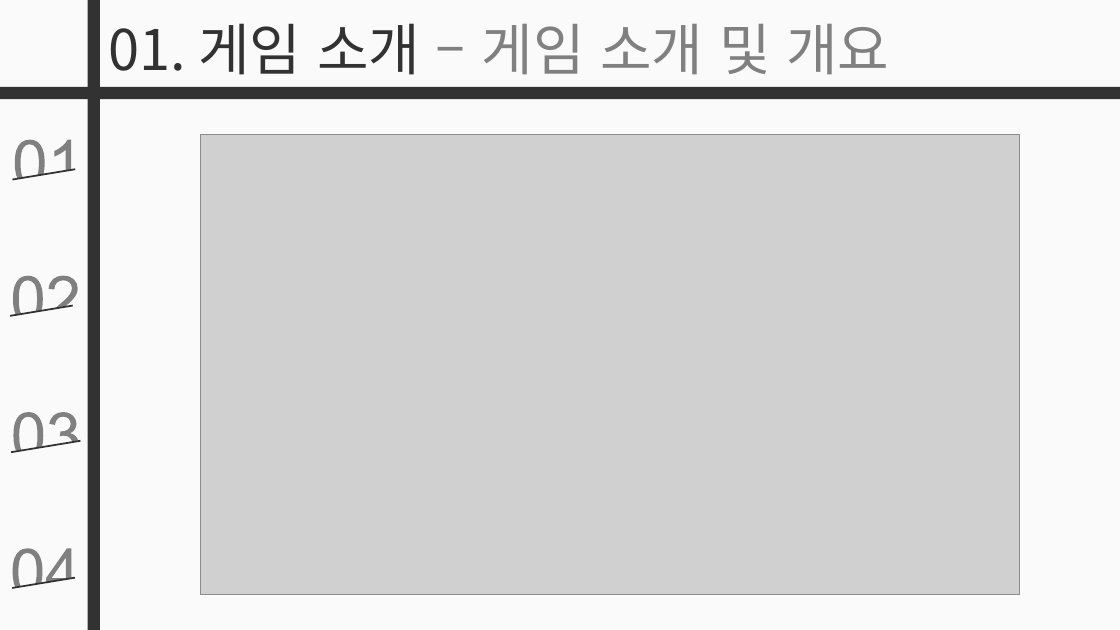
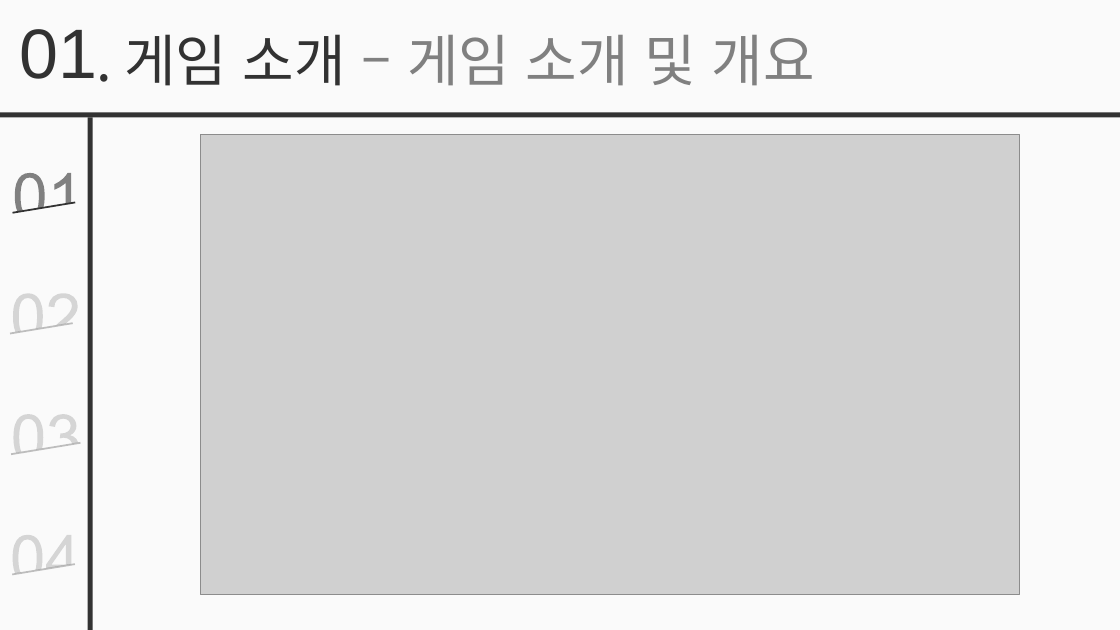
Before and after one commit to simplex3510/GeoStrike, a slide deck: slide 3 of 포트폴리오.pptx. Drawn at 1120x630 pixels with LibreOffice and Linux fonts; fonts in the diff are those of the drawing; grey boxes stand for pictures. Boxes give left, top, right and bottom in pixels: in the first picture for what was removed or moved away, otherwise in the second. Text is boxed around its words. In the diff, an @@ line names an element or a change of style, - is before the commit and + after.

```diff
--- a/포트폴리오.pptx
+++ b/포트폴리오.pptx
@@ text added at (19,29,97,79), 60 pt, text #323232 @@
+01
@@ text at (124,34,815,86): text changed @@
-01. 게임 소개 – 게임 소개 및 개요
+. 게임 소개 – 게임 소개 및 개요
@@ rectangle: place and size @@
-rectangle at (0,87,1120,99)
+rectangle at (0,112,1120,117)
@@ rectangle: place and size @@
-rectangle at (87,0,100,630)
+rectangle at (87,118,92,630)
@@ freeform shape: place and size @@
-freeform shape at (15,139,71,178)
+freeform shape at (15,173,71,212)
@@ line moved from (13, 180) - (76, 169) to (13, 213) - (76, 202) @@
@@ freeform shape at (13,293,77,332): fill #808080 to #808080 at 30% opacity @@
@@ freeform shape: place and size @@
-freeform shape at (13,276,77,314)
+freeform shape at (13,293,77,332)
@@ line moved from (10, 316) - (73, 306) to (10, 334) - (73, 323) @@
@@ freeform shape at (13,414,78,453): fill #808080 to #808080 at 30% opacity; outline redrawn @@
@@ freeform shape: place and size @@
-freeform shape at (13,549,71,587)
+freeform shape at (13,535,71,574)
@@ freeform shape at (13,535,71,574): fill #808080 to #808080 at 30% opacity @@
@@ line moved from (13, 588) - (75, 578) to (13, 575) - (75, 565) @@
```
Also in this commit, not shown: 4 other slides changed, 5 slides added, 1 slide removed.
